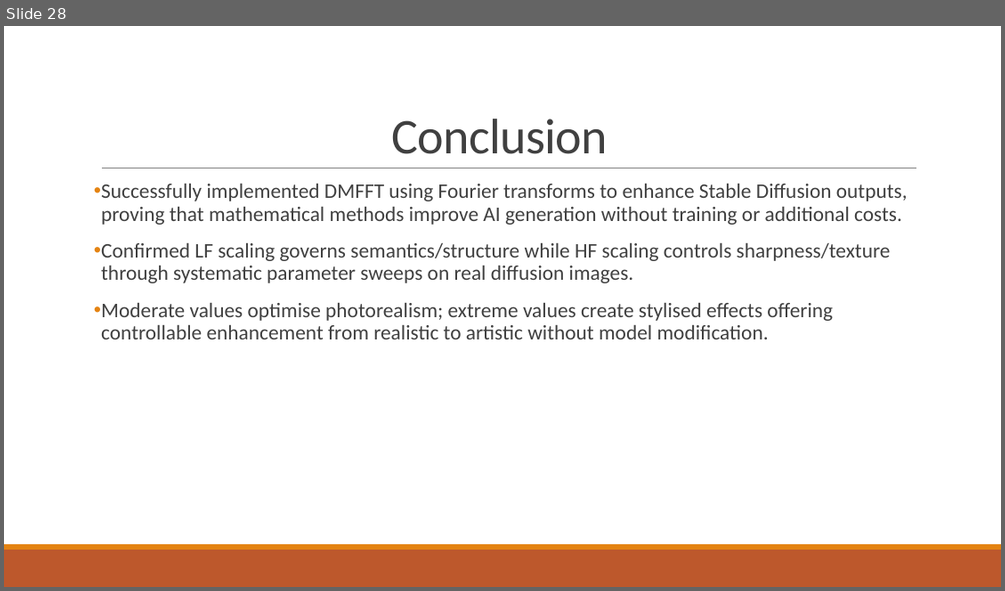
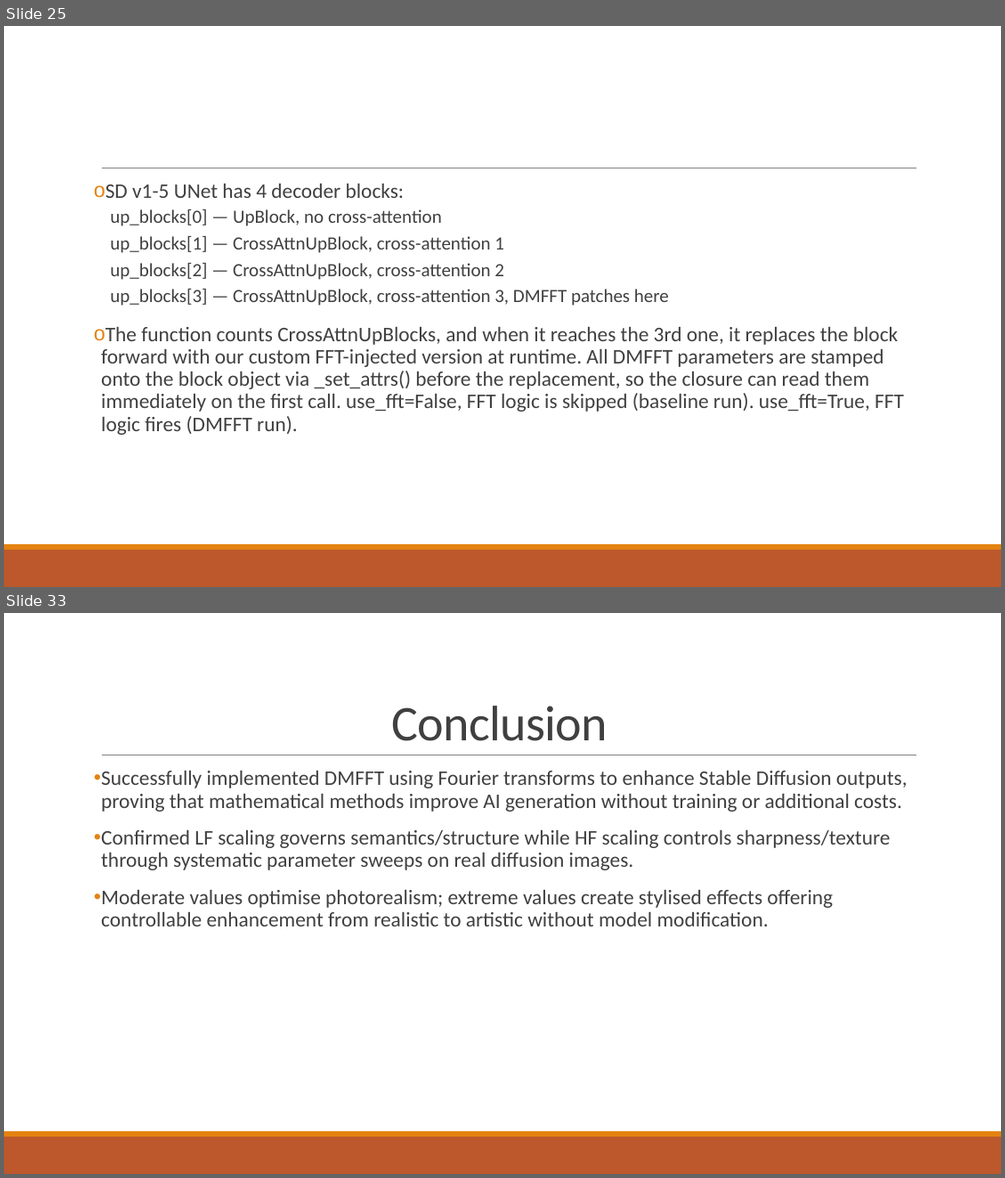
Before and after one commit to mithulpranav24/D13_MFC4_DMFFT, a slide deck: docs/Presentation.pptx. Shown one above the other, each under a label of ours: slide 28 before the commit, slides 25 and 33 after it; the slides between them are not shown. The pictures are 1005x591 and 1005x1178 pixels, drawn with LibreOffice and Linux fonts; fonts in the diff are those of the drawing. Boxes give left, top, right and bottom in pixels: in the first picture for what was removed or moved away, otherwise in the second. Text is boxed around its words. In the diff, an @@ line names an element or a change of style, - is before the commit and + after.

```diff
--- a/docs/Presentation.pptx
+++ b/docs/Presentation.pptx
@@ slide 25 added at (4, 26, 1001, 587), background #FFFFFF; not listed: 3 template elements that a slide beside it also shows @@
@@ text added at (101, 184, 904, 435), 20 pt, text #404040 @@
+o SD v1-5 UNet has 4 decoder blocks:
+  up_blocks[0] — UpBlock, no cross-attention
+  up_blocks[1] — CrossAttnUpBlock, cross-attention 1
+  up_blocks[2] — CrossAttnUpBlock, cross-attention 2
+  up_blocks[3] — CrossAttnUpBlock, cross-attention 3, DMFFT patches here
+o The function counts CrossAttnUpBlocks, and when it reaches the 3rd one, it replaces the block forward with our custom FFT-injected version at runtime. All DMFFT parameters are stamped onto the block object via _set_attrs() before the replacement, so the closure can read them immediately on the first call. use_fft=False, FFT logic is skipped (baseline run). use_fft=True, FFT logic fires (DMFFT run).
@@ what was slide 28 is now slide 33 @@
```
Also in this commit, not shown: 1 slide changed, 12 other slides added, 8 slides removed.
